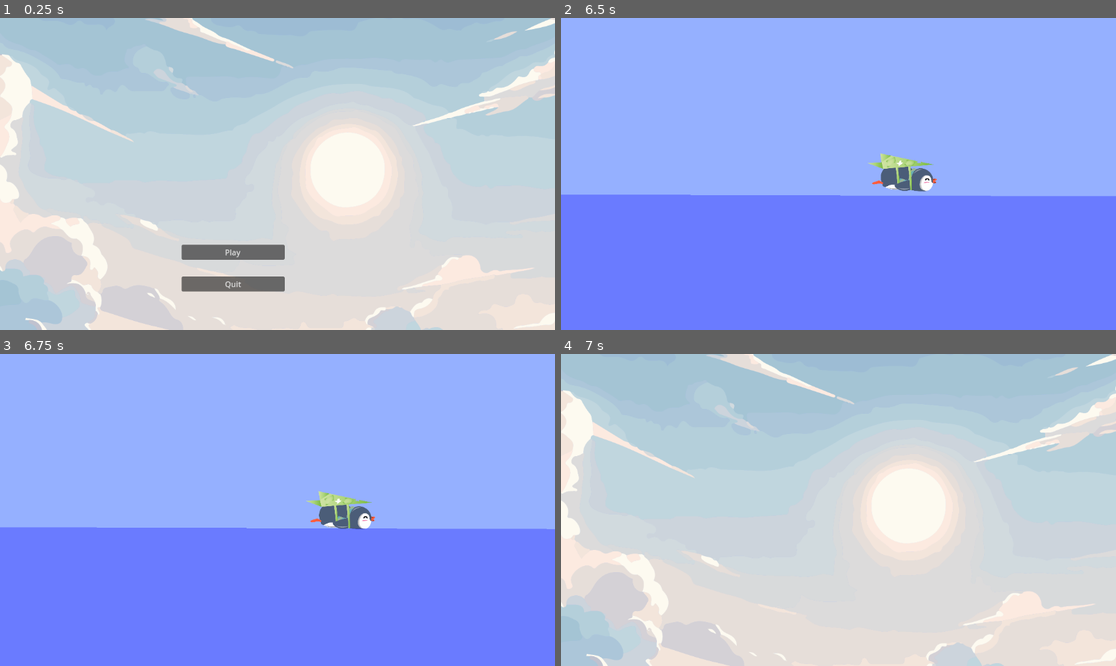
Above: before the commit, frames 1-4 (two rows, left to right).
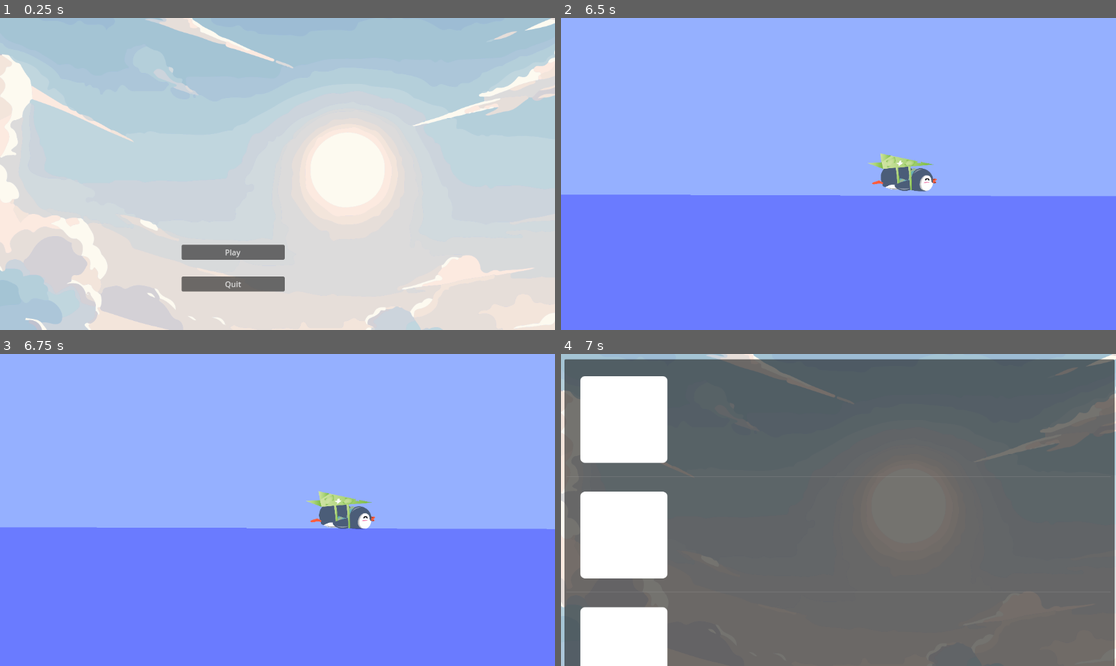
Above: after the commit, the same moments.

Repository: ilietodirascu/Penguin
Game: Godot game, scene res://scenes/menu.tscn
Two runs of this game, one before a commit and one after it. Both use one fixed random seed, a clock stepped at 60 frames per second and the inputs below.
Inputs:
- Up to frame 1 (0.25 s): no input
- Up to frame 2 (6.5 s): click "Play" at 0.5 s; hold Space (apply_boost) 1.28-2.03 s; hold Right (ui_right) 1.28-2.78 s; tap Space (apply_boost) at 2.1, 3.6, 5.1 s; hold Left (ui_left) 2.78-3.53 s; hold Space (apply_boost) 2.78-3.53 s; hold Right (ui_right) 3.53-5.03 s; hold Space (apply_boost) 4.28-5.03 s; hold Left (ui_left) 5.03-5.78 s; hold Right (ui_right) from 5.78 s (still down); hold Space (apply_boost) from 5.78 s (still down)
- Up to frame 3 (6.75 s): release Right (ui_right) at 6.53 s; release Space (apply_boost) at 6.53 s; hold Left (ui_left) from 6.53 s (still down); tap Space (apply_boost) at 6.6 s
- Up to frame 4 (7 s): keep holding Left (ui_left)

Frames 1-3 are identical in both runs. In frame 4, 97% of the frame differs, in the area x 0-100%, y 1-100%.

Commit message:
minor ui changes

Diff:
--- a/scenes/upgrades.tscn
+++ b/scenes/upgrades.tscn
@@ -40,5 +40,8 @@
 
 [node name="ItemList" type="ItemList" parent="TextureRect/Control/VBoxContainer"]
 layout_mode = 2
+select_mode = 1
 allow_search = false
+max_text_lines = 7
+auto_height = true
 script = ExtResource("2_2u0kt")
--- a/scripts/upgrade_list.gd
+++ b/scripts/upgrade_list.gd
@@ -5,10 +5,12 @@
 
 func _ready():
 	upgrades = get_node("/root/Upgrades")
+	upgrades.load_from_file()
 
 	var checkbox_empty = preload("res://Assets/ui/checkbox_empty.png")
 	var checkbox_checked = preload("res://Assets/ui/checkbox_checked.png")
 
+	print(upgrades.acceleration)
 	for i in range(upgrades.acceleration):
 		add_item("", checkbox_checked, true)
 
--- a/scripts/upgrades.gd
+++ b/scripts/upgrades.gd
@@ -10,6 +10,12 @@
 var days = 0
 
 func _ready():
+	pass
+
+func _process(delta):
+	pass
+
+func load_from_file():
 	var progression : ConfigFile = ConfigFile.new();
 	if progression.load(filename) == OK:
 		acceleration = progression.get_value("", "acceleration")
@@ -18,6 +24,7 @@
 		rocket = progression.get_value("", "rocket")
 		rocket_fuel = progression.get_value("", "rocket_fuel")
 		days = progression.get_value("", "days")
+		print("foo ", acceleration)
 	else:
 		progression.set_value("", "acceleration", 0)
 		progression.set_value("", "air_resistance", 0)
@@ -26,6 +33,3 @@
 		progression.set_value("", "rocket_fuel", 0)
 		progression.set_value("", "days", 0)
 		progression.save(filename)
-
-func _process(delta):
-	pass
